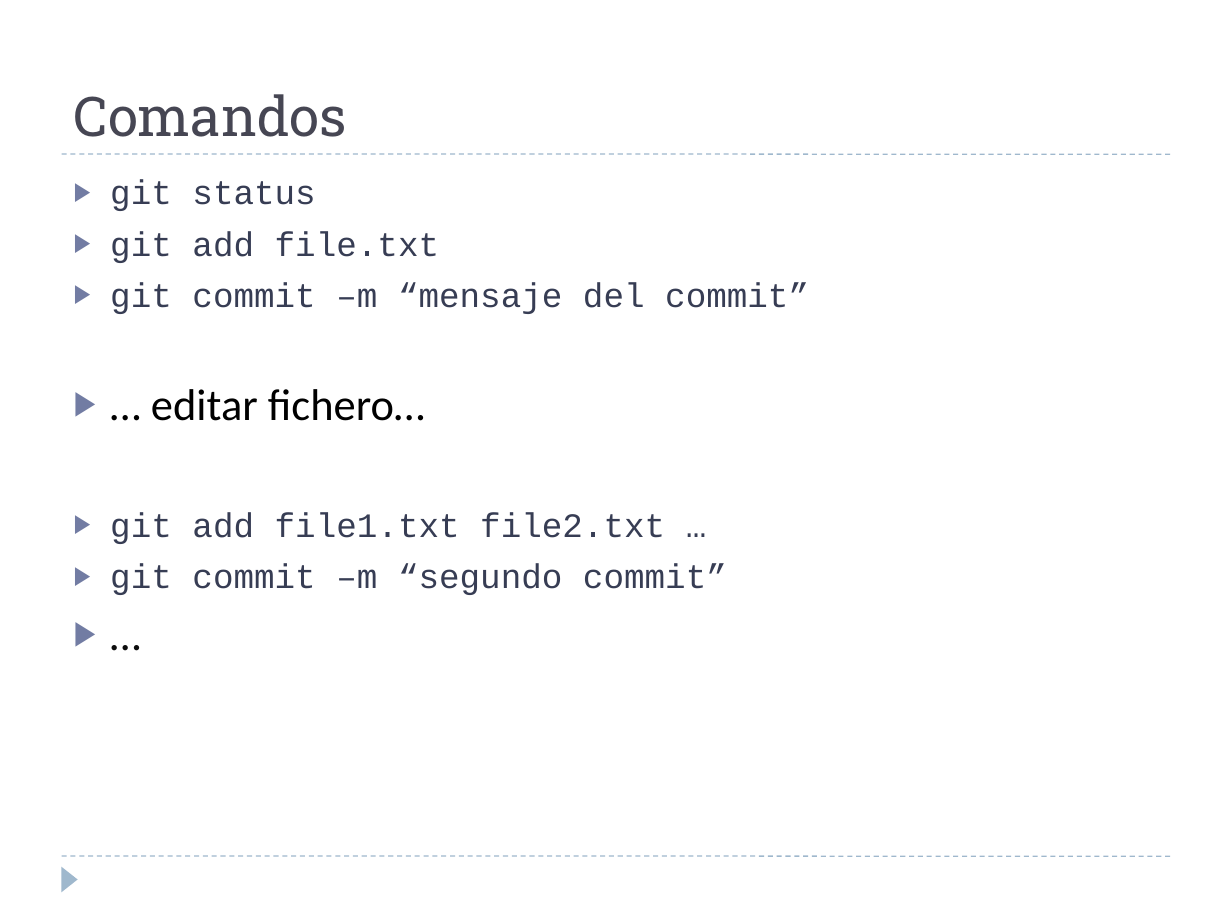
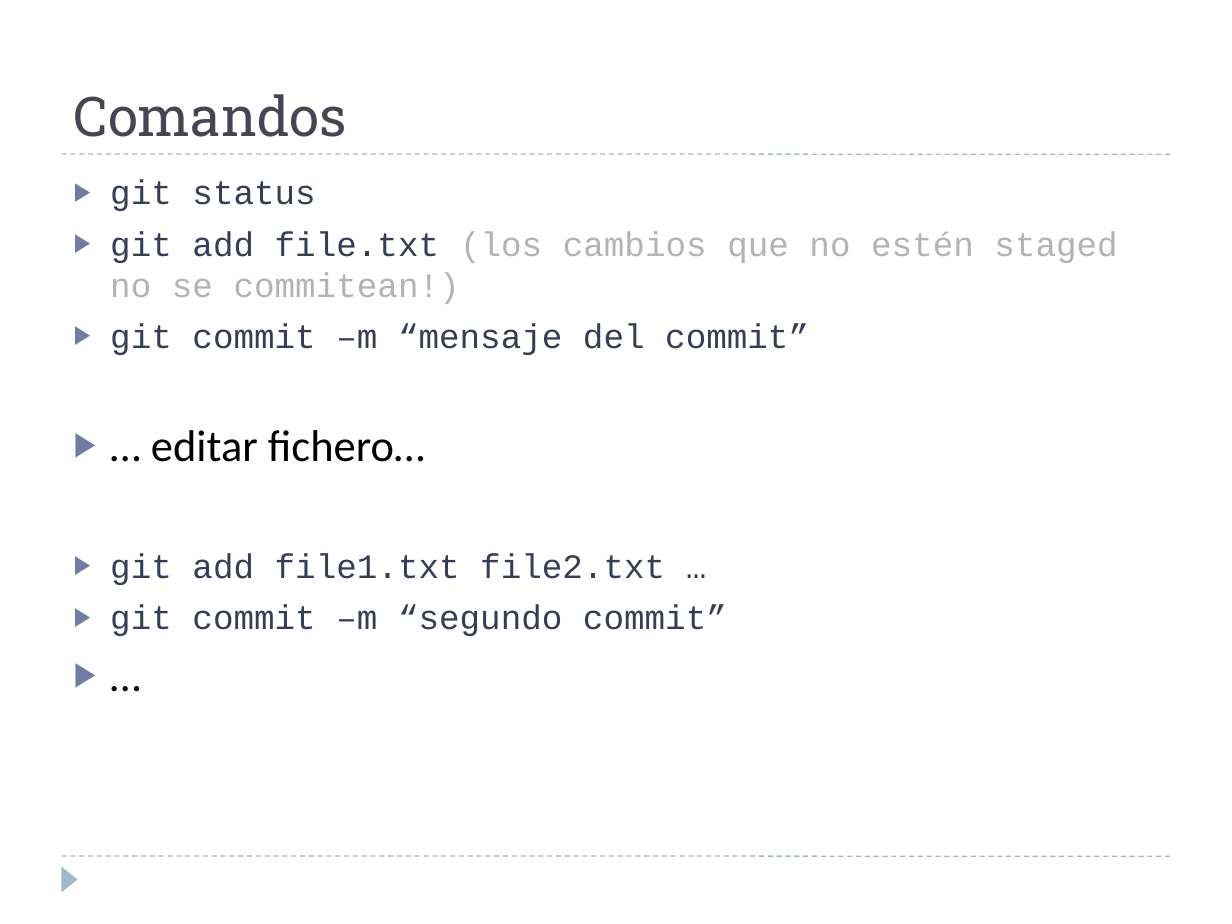
Before and after one commit to martina-if/curso_git, a slide deck: slide 23 of GIT.ppt. Drawn at 1232x924 pixels with LibreOffice and Linux fonts; fonts in the diff are those of the drawing. Boxes give left, top, right and bottom in pixels: in the first picture for what was removed or moved away, otherwise in the second. Text is boxed around its words. In the diff, an @@ line names an element or a change of style, - is before the commit and + after.

```diff
--- a/GIT.ppt
+++ b/GIT.ppt
@@ text at <box>110,231,1117,304</box>: text changed; text colour #373D54 to #B3B3B3 @@
-▶ git add file.txt
+▶ git add file.txt (los cambios que no estén staged no se commitean!)
```
Also in this commit, not shown: 4 other slides changed, 9 slides added.
